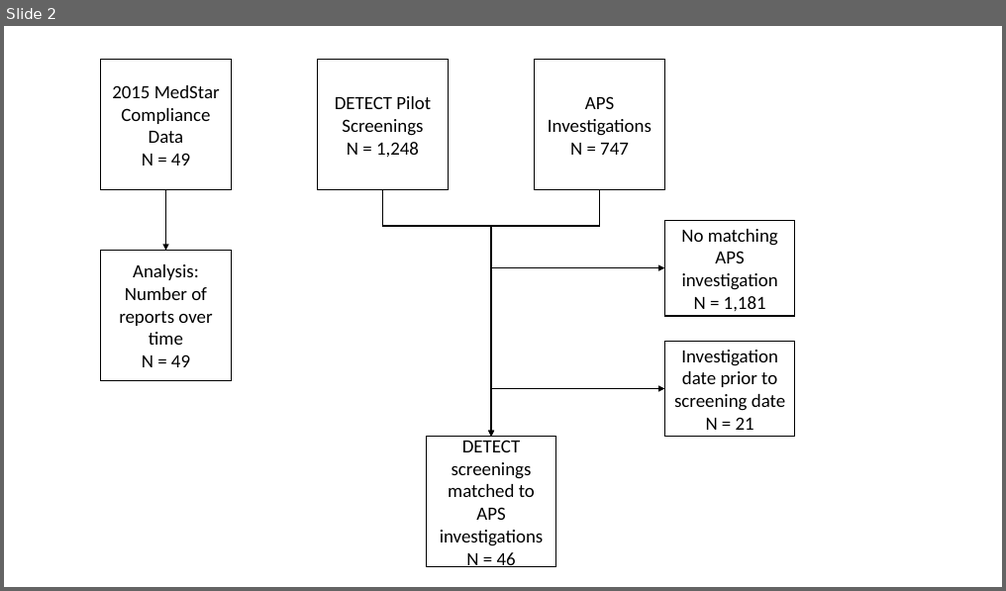
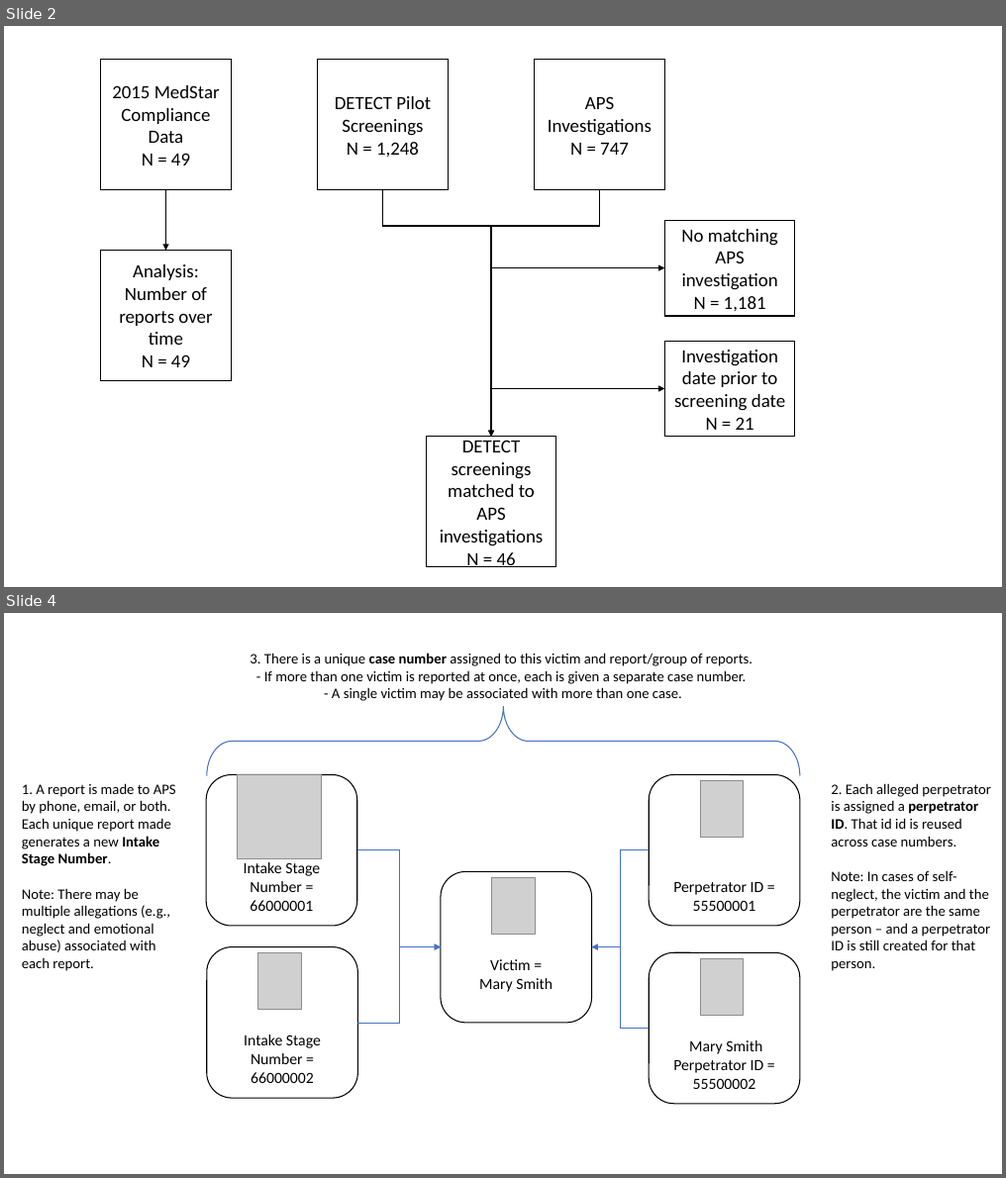
Before and after one commit to brad-cannell/detect_pilot_test_5w, a slide deck: images/detect_pilot_graphics.pptx. Shown one above the other, each under a label of ours: slide 2 before the commit, slides 2 and 4 after it; the slides between them are not shown. The pictures are 1006x591 and 1006x1178 pixels, drawn with LibreOffice and Linux fonts; fonts in the diff are those of the drawing; grey boxes stand for pictures. Boxes give left, top, right and bottom in pixels: in the first picture for what was removed or moved away, otherwise in the second. Text is boxed around its words. In the diff, an @@ line names an element or a change of style, - is before the commit and + after.

```diff
--- a/images/detect_pilot_graphics.pptx
+++ b/images/detect_pilot_graphics.pptx
@@ slide 4 added at [4,613,1002,1174], background #FFFFFF @@
@@ text added at [250,653,752,701], 14 pt, text #000000 @@
+3. There is a unique case number assigned to this victim and report/group of reports.
+- If more than one victim is reported at once, each is given a separate case number.
+- A single victim may be associated with more than one case.
@@ left brace added at [207,706,799,775], outline #4472C4 1 pt @@
@@ text added at [22,783,176,971], 14 pt, text #000000 @@
+1. A report is made to APS by phone, email, or both. Each unique report made generates a new Intake Stage Number.
+Note: There may be multiple allegations (e.g., neglect and emotional abuse) associated with each report.
@@ text added at [831,783,991,971], 14 pt, text #000000 @@
+2. Each alleged perpetrator is assigned a perpetrator ID. That id id is reused across case numbers.
+Note: In cases of self-neglect, the victim and the perpetrator are the same person – and a perpetrator ID is still created for that person.
@@ group added at [206,774,800,1104]: 5 rounded rectangles, 5 pictures, 4 elbow arrows @@
+Intake Stage Number = 66000001
+Intake Stage Number = 66000002
+Victim =
+Mary Smith
+Perpetrator ID = 55500001
+Mary Smith
+Perpetrator ID = 55500002
```
Also in this commit, not shown: 1 slide changed, 1 slide removed, 3 other files.
